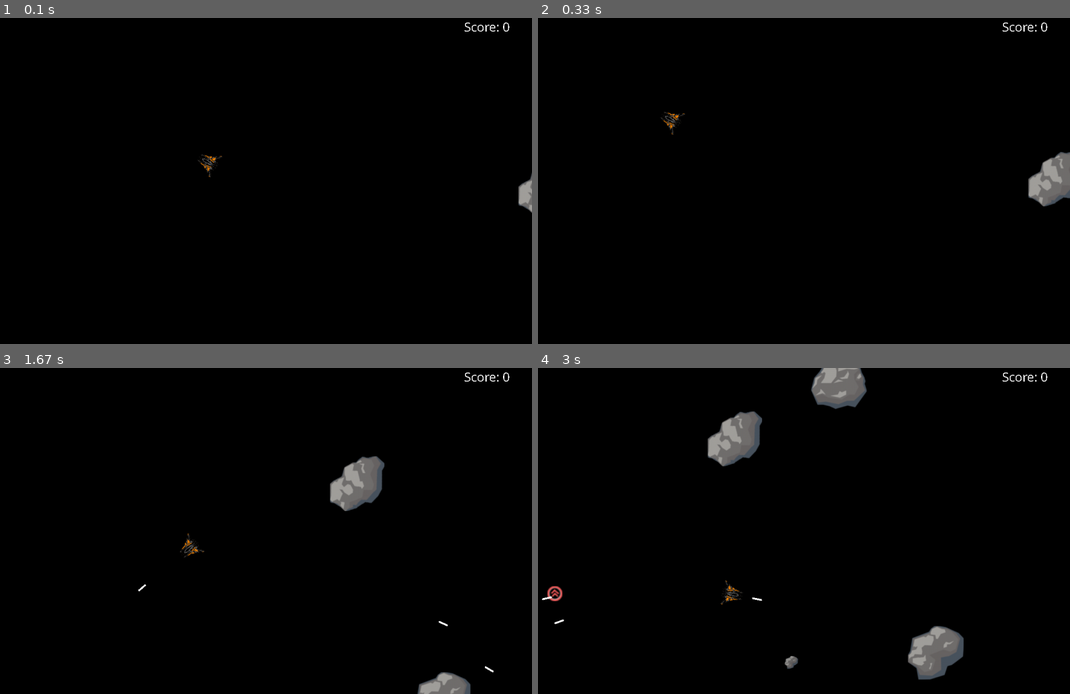
Above: before the commit, frames 1-4 (two rows, left to right).
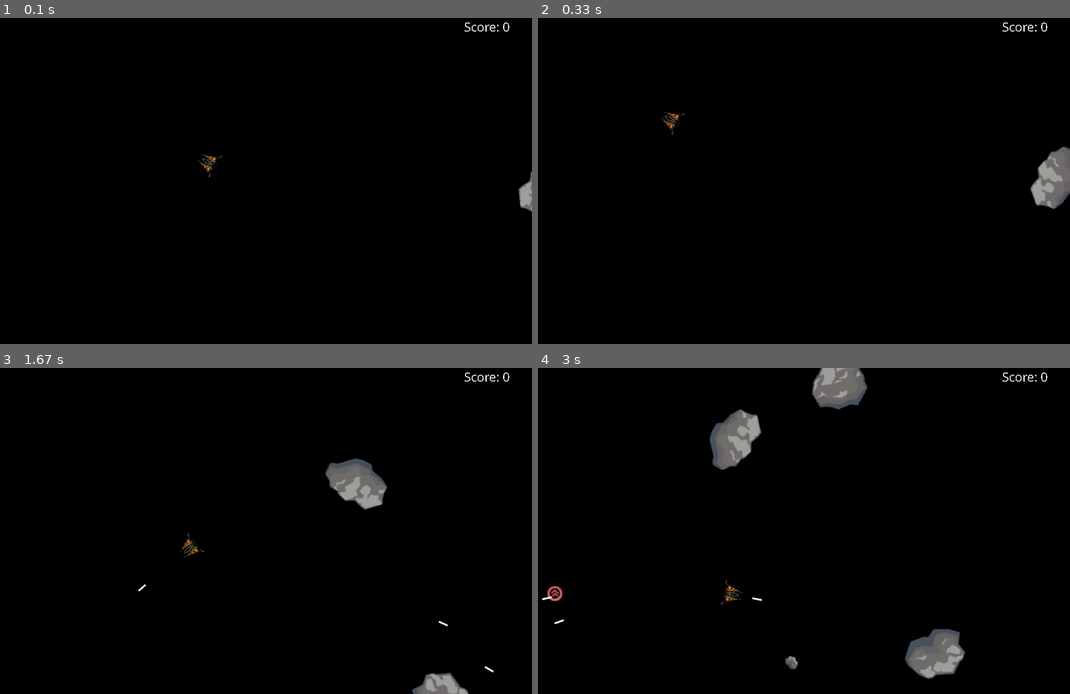
Above: after the commit, the same moments.

Repository: krglkvrmn/Asteroids_pygame_tutorial
Game: pygame game, started from main.py
Same seed, same stepped clock (60 frames per second), same inputs: the game is played once before the commit and once after it.
Inputs (mouse positions are in pixels of both pictures, inside the frame that each line leads up to):
- Up to frame 1 (0.1 s): no input
- Up to frame 2 (0.33 s): no input
- Up to frame 3 (1.67 s): click (244, 531) at 0.38 s; click (303, 553) at 0.72 s; click (223, 514) at 1.05 s; click (133, 596) at 1.38 s
- Up to frame 4 (3 s): click (958, 524) at 1.72 s; click (617, 583) at 2.05 s; click (559, 622) at 2.38 s; click (830, 612) at 2.72 s

The runs differ from the first frame. In frame 1, less than 0.1% of the frame differs, in the area x 97-100%, y 47-60%; in frame 2, 0.5%; in frame 3, 1.5%; in frame 4, 2.1%, in the area x 31-81%, y 0-96%.

Commit message:
Asteroid rotation added

Diff:
--- a/main.py
+++ b/main.py
@@ -6,6 +6,7 @@
 import math
 import random
 import time
+from itertools import cycle
 
 
 BG_COLOR = (0, 0, 0)
@@ -234,24 +235,35 @@
 
     def __init__(self, pos="random", direction="player", ast_type="random"):
         if ast_type == "random":
-            self.type, self.image, self.hitbox = random.choice(self.variants)
-        else:
-            self.type, self.image, self.hitbox = random.choice(list(filter(lambda x: x[0] == ast_type, self.variants)))
+            self.type, self.original_image, self.hitbox = random.choice(self.variants)
+        else:
+            self.type, self.original_image, self.hitbox = random.choice(list(filter(lambda x: x[0] == ast_type, self.variants)))
         if pos == "random":
             self.pos = random.choice([self._left_pos, self._top_pos,
                                       self._right_pos, self._bottom_pos])()
         else:
             self.pos = pos
         self.w, self.h = self.hitbox
-        self.rect = self.image.get_rect(center=self.pos)
+        self.image = self.original_image
+        self.rect = self.image.get_rect(center=self.pos)
+        self.inc_a = random.uniform(-2, 2)
+        self.angle = 0
         if direction == "player":
             self.direction = (pygame.mouse.get_pos() - self.pos)
             self.speed = self.direction / 300
         else:
             self.speed = direction
 
+    def inc_angle(self, val):
+        if abs(self.angle) < 360:
+            self.angle += val
+        else:
+            self.angle = 0
+        return self.angle
+
     def move(self):
         self.pos += self.speed
+        self.image = pygame.transform.rotate(self.original_image, self.inc_angle(self.inc_a))
         self.rect = self.image.get_rect(center=self.pos, width=self.w, height=self.h)
 
     def check_borders(self):
